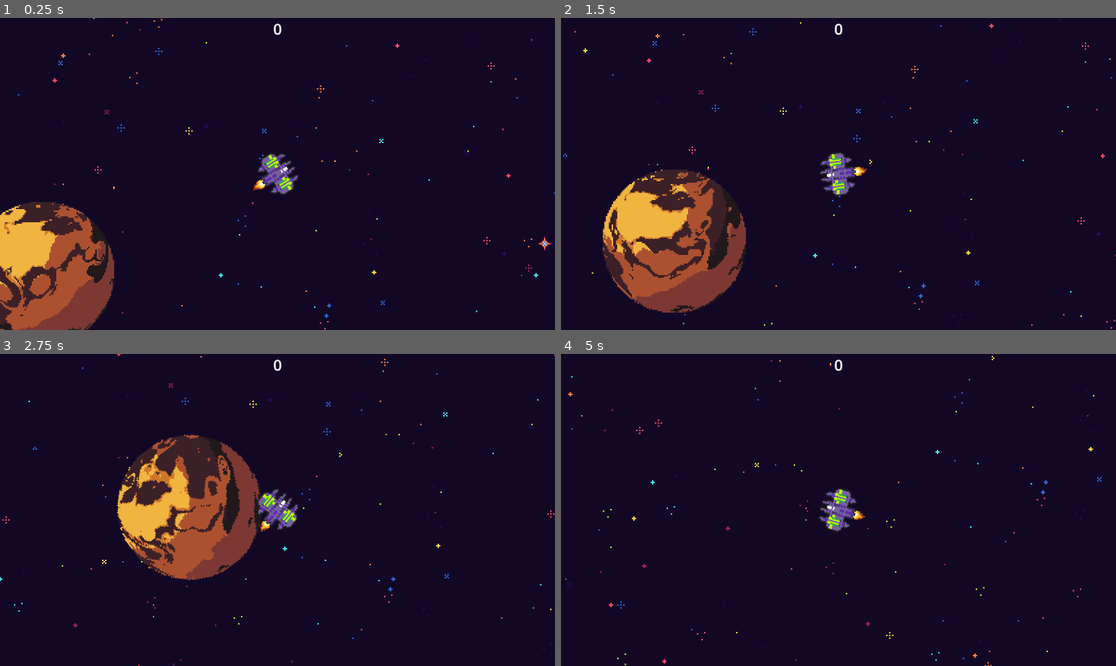
Above: before the commit, frames 1-4 (two rows, left to right).
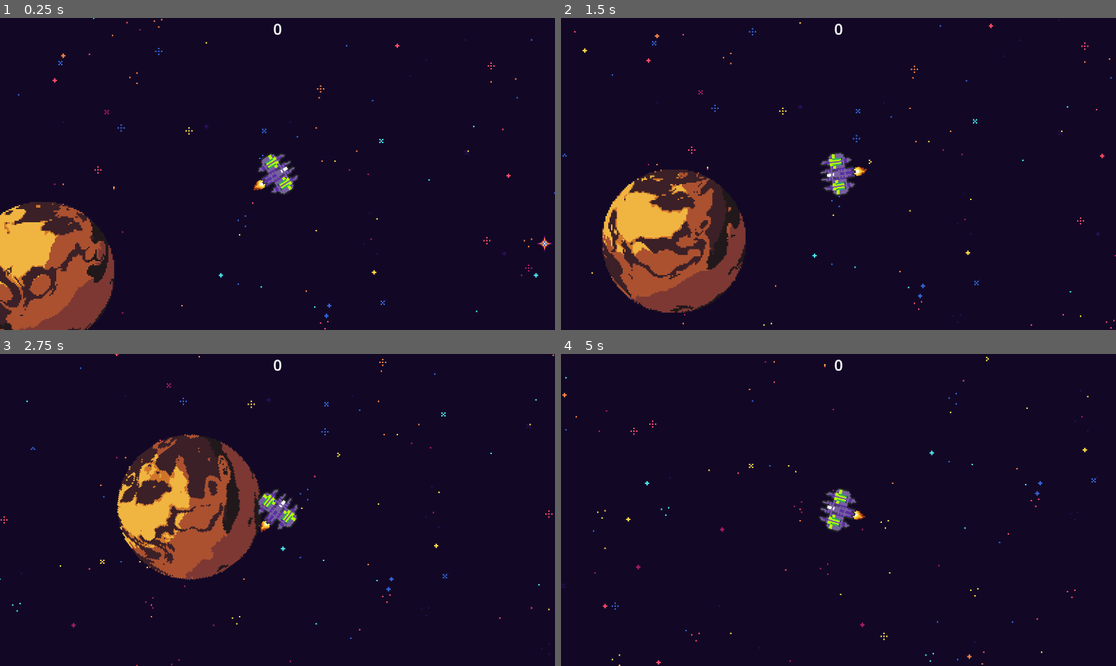
Above: after the commit, the same moments.

Repository: Likvik89/Planetslinger
Game: Godot game, scene res://Scenes/spaece.tscn
Same seed, same stepped clock (60 frames per second), same inputs: the game is played once before the commit and once after it.
Inputs (mouse positions are in pixels of both pictures, inside the frame that each line leads up to):
- Up to frame 1 (0.25 s): no input
- Up to frame 2 (1.5 s): move the mouse to (960, 158) at 0.52 s; hold D (rotate_right) 0.53-1.28 s; hold Space (Repulse) 0.53-1.28 s; move the mouse to (727, 189) at 1.27 s; hold E (gravitydown) from 1.28 s (still down); tap Shift (move_boost) at 1.35 s
- Up to frame 3 (2.75 s): move the mouse to (333, 441) at 2.02 s; release E (gravitydown) at 2.03 s; hold D (rotate_right) from 2.03 s (still down); hold Z (stop) from 2.03 s (still down)
- Up to frame 4 (5 s): move the mouse to (810, 572) at 2.77 s; release D (rotate_right) at 2.78 s; release Z (stop) at 2.78 s; hold Q (gravityup) 2.78-3.53 s; tap Space (Repulse) at 2.85 s; move the mouse to (1005, 556) at 3.52 s; hold Shift (move_boost) 3.53-4.28 s; hold A (rotate_left) from 3.53 s (still down); move the mouse to (672, 463) at 4.27 s; tap Z (stop) at 4.35 s

The runs differ from the first frame. In frame 1, less than 0.1% of the frame differs, in the area x 45-54%, y 43-57%; in frame 2, 0.9%; in frame 3, 1.3%, in the area x 0-100%, y 0-100%; in frame 4, 0.7%.

Commit message:
spawns enemies almost correctly
enemies can't find the player

Diff:
--- a/Scenes/enemyspawner.tscn
+++ b/Scenes/enemyspawner.tscn
@@ -6,15 +6,3 @@
 [node name="Shipcontainer" type="Node2D"]
 script = ExtResource("1_u0b3h")
 enemy = ExtResource("2_0rtml")
-
-[node name="spawnlocation" type="Marker2D" parent="." groups=["enemy spawn locations"]]
-position = Vector2(1484, 1056)
-
-[node name="spawnlocation2" type="Marker2D" parent="." groups=["enemy spawn locations"]]
-position = Vector2(-971, 1355)
-
-[node name="spawnlocation3" type="Marker2D" parent="." groups=["enemy spawn locations"]]
-position = Vector2(-1056, -693)
-
-[node name="spawnlocation4" type="Marker2D" parent="." groups=["enemy spawn locations"]]
-position = Vector2(1121, -950)
--- a/Scenes/spaece.tscn
+++ b/Scenes/spaece.tscn
@@ -76,3 +76,5 @@
 label_settings = SubResource("LabelSettings_l04gt")
 horizontal_alignment = 1
 script = ExtResource("6_p7bf0")
+
+[node name="gravity meter" type="AnimatedSprite2D" parent="Enemyspawner/CanvasLayer"]
--- a/Scripts/Enemyspawner.gd
+++ b/Scripts/Enemyspawner.gd
@@ -5,14 +5,19 @@
 var cooldown = 0
 var spawnspeed = 10
 
-@onready var splo = [$spawnlocation, $spawnlocation2, $spawnlocation3, $spawnlocation4] # spawn locations
+
+
 
 
 func spawn():
 	var spawn = enemy.instantiate()
-	var spawnlocation = splo[randi() % splo.size()]
-	spawn.player = player
-	spawn.position = spawnlocation.global_position
+	var spawndistance = randi_range(500.0,700.0)
+	var spawnangle = randi_range(0.0,360.0)
+	var direction = Vector2(cos(spawnangle), sin(spawnangle))
+	var spawnposition = player.position + Vector2(direction*spawndistance)
+
+
+	spawn.position = spawnposition
 	add_child(spawn)
 	print("Spawning")
 
